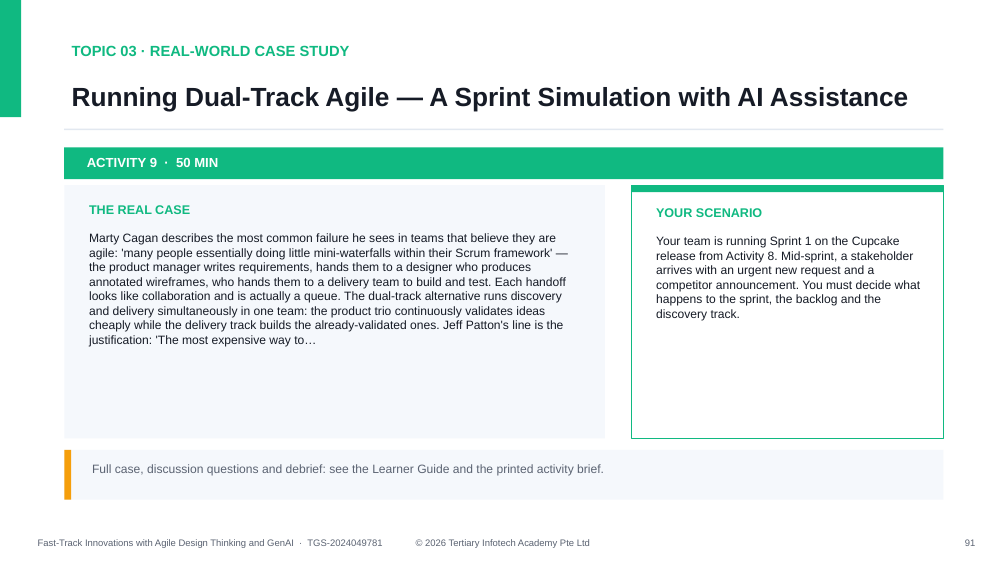
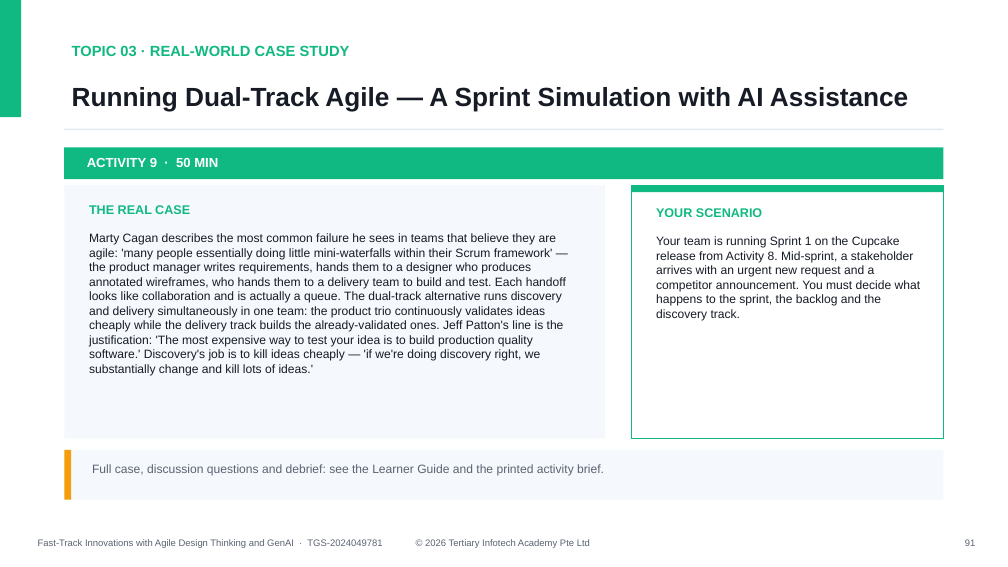
Before and after one commit to tertiarycourses/TGS-2024049781-Fast-Track-Innovations-with-Agile-Design-Thinking-and-Generative-AI, a slide deck: slide 91 of courseware/Fast-Track Innovations with Agile Design Thinking and GenAI-v4.0.pptx. Drawn at 1008x567 pixels with LibreOffice and Linux fonts; fonts in the diff are those of the drawing. Boxes give left, top, right and bottom in pixels: in the first picture for what was removed or moved away, otherwise in the second. Text is boxed around its words. In the diff, an @@ line names an element or a change of style, - is before the commit and + after.

```diff
--- a/courseware/Fast-Track Innovations with Agile Design Thinking and GenAI-v4.0.pptx
+++ b/courseware/Fast-Track Innovations with Agile Design Thinking and GenAI-v4.0.pptx
@@ text at [89,233,566,375]: text changed @@
-Marty Cagan describes the most common failure he sees in teams that believe they are agile: 'many people essentially doing little mini-waterfalls within their Scrum framework' — the product manager writes requirements, hands them to a designer who produces annotated wireframes, who hands them to a delivery team to build and test. Each handoff looks like collaboration and is actually a queue. The dual-track alternative runs discovery and delivery simultaneously in one team: the product trio continuously validates ideas cheaply while the delivery track builds the already-validated ones. Jeff Patton's line is the justification: 'The most expensive way to…
+Marty Cagan describes the most common failure he sees in teams that believe they are agile: 'many people essentially doing little mini-waterfalls within their Scrum framework' — the product manager writes requirements, hands them to a designer who produces annotated wireframes, who hands them to a delivery team to build and test. Each handoff looks like collaboration and is actually a queue. The dual-track alternative runs discovery and delivery simultaneously in one team: the product trio continuously validates ideas cheaply while the delivery track builds the already-validated ones. Jeff Patton's line is the justification: 'The most expensive way to test your idea is to build production quality software.' Discovery's job is to kill ideas cheaply — 'if we're doing discovery right, we substantially change and kill lots of ideas.'
```
Also in this commit, not shown: 15 other slides changed, 30 other files.
